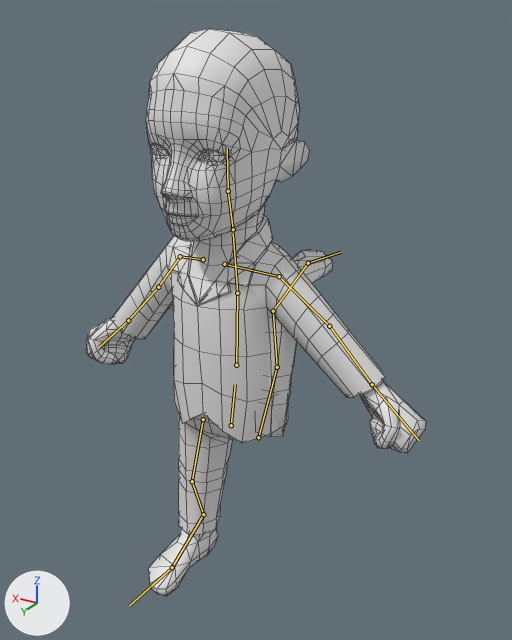
Two versions of the FBX model LucidDreamer/Assets/Resources/Alex/Alex.fbx, one commit apart.
The view is the same before and after, from a 50 mm camera at (-1.039, 1.565, 1.719) aimed at (-0.057, -0.072, 0.901). Lighting does not change. The marker at lower left points along +X, +Y and +Z. Both versions are drawn at frame 1 of the action 'Armature|Run'; the numbers are the values there. The bones that bend it are drawn over the model as lines. Mesh edges are drawn as thin lines.

The first picture shows 'Alex'.
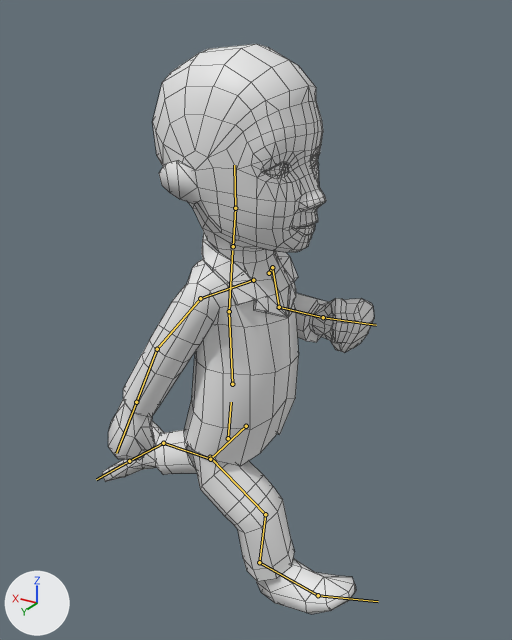
Boxes [x1, y1, x2, y2] around the edits, measured in the pictures (512 x 640 px):
'Alex', posed (20% narrower)
    before: [87, 29, 426, 596]
    after: [102, 44, 374, 614]
bone 'Armature|hips', root to tip
    before: (231, 425) to (235, 384)
    after: (228, 438) to (231, 402)
bone 'Armature|spine.000', root to tip
    before: (236, 365) to (237, 293)
    after: (232, 384) to (229, 311)
bone 'Armature|spine.001', root to tip
    before: (237, 293) to (233, 233)
    after: (229, 311) to (232, 250)
bone 'Armature|neck', root to tip
    before: (233, 229) to (228, 191)
    after: (233, 246) to (235, 208)
bone 'Armature|head', root to tip
    before: (228, 191) to (227, 148)
    after: (235, 208) to (234, 165)
bone 'Armature|shoulder.R', root to tip
    before: (203, 259) to (180, 256)
    after: (253, 280) to (200, 298)
bone 'Armature|arm.R', root to tip
    before: (180, 256) to (158, 287)
    after: (200, 298) to (157, 349)
bone 'Armature|forearm.R', root to tip
    before: (158, 287) to (128, 320)
    after: (157, 349) to (136, 402)
bone 'Armature|shoulder.L', root to tip
    before: (224, 264) to (279, 276)
    after: (269, 273) to (272, 267)
bone 'Armature|arm.L', root to tip
    before: (279, 276) to (329, 326)
    after: (272, 267) to (279, 307)
bone 'Armature|forearm.L', root to tip
    before: (329, 326) to (372, 384)
    after: (279, 307) to (323, 317)
bone 'Armature|upperleg.R', root to tip
    before: (203, 419) to (192, 481)
    after: (210, 457) to (265, 514)
bone 'Armature|lowerleg.R', root to tip
    before: (192, 481) to (203, 514)
    after: (265, 514) to (259, 562)
bone 'Armature|foot.R', root to tip
    before: (203, 514) to (172, 567)
    after: (259, 562) to (318, 595)
bone 'Armature|toes.R', root to tip
    before: (172, 567) to (129, 605)
    after: (318, 595) to (378, 601)
bone 'Armature|upperleg.L', root to tip
    before: (258, 437) to (277, 367)
    after: (246, 426) to (210, 459)
bone 'Armature|lowerleg.L', root to tip
    before: (277, 367) to (273, 311)
    after: (210, 459) to (163, 443)
bone 'Armature|foot.L', root to tip
    before: (273, 311) to (308, 263)
    after: (163, 443) to (129, 461)
bone 'Armature|toes.L', root to tip
    before: (308, 263) to (341, 252)
    after: (129, 461) to (96, 479)

The change in detail:
Bone 'Armature|hips' (bone_armature_hips) moves from (0.0, 0.0, 0.0) to (0.0, -0.04, -0.01).
Bone 'Armature|hips' (bone_armature_hips) turns from (0, 0, 0) to (-95, 79, -90) degrees about its own x, y and z.
Bone 'Armature|spine.000' (bone_armature_spine_000) turns from (0, 0, 0) to (17, -1, 1) degrees about its own x, y and z.
Bone 'Armature|spine.001' (bone_armature_spine_001) turns from (0, 0, 0) to (0, -5, -2) degrees about its own x, y and z.
Bone 'Armature|neck' (bone_armature_neck) turns from (0, 0, 0) to (1, -3, -5) degrees about its own x, y and z.
Bone 'Armature|head' (bone_armature_head) turns from (0, 0, 0) to (0, 6, 5) degrees about its own x, y and z.
Bone 'Armature|shoulder.R' (bone_armature_shoulder_r) turns from (0, 0, 0) to (-4, 1, -8) degrees about its own x, y and z.
Bone 'Armature|arm.R' (bone_armature_arm_r) turns from (0, 0, 0) to (-19, -50, 1) degrees about its own x, y and z.
Bone 'Armature|forearm.R' (bone_armature_forearm_r) turns from (0, 0, 0) to (-7, 0, 1) degrees about its own x, y and z.
Bone 'Armature|shoulder.L' (bone_armature_shoulder_l) turns from (0, 0, 0) to (-2, -1, 4) degrees about its own x, y and z.
Bone 'Armature|arm.L' (bone_armature_arm_l) turns from (0, 0, 0) to (-45, 73, -49) degrees about its own x, y and z.
Bone 'Armature|forearm.L' (bone_armature_forearm_l) turns from (0, 0, 0) to (73, 31, -62) degrees about its own x, y and z.
Bone 'Armature|upperleg.R' (bone_armature_upperleg_r) moves from (0.0, 0.002, -0.002) to (0.0, 0.0, 0.0).
Bone 'Armature|upperleg.R' (bone_armature_upperleg_r) turns from (0, 0, 0) to (67, 2, 20) degrees about its own x, y and z.
Bone 'Armature|lowerleg.R' (bone_armature_lowerleg_r) turns from (0, 0, 0) to (-38, -3, -3) degrees about its own x, y and z.
Bone 'Armature|foot.R' (bone_armature_foot_r) turns from (0, 0, 0) to (10, 0, 3) degrees about its own x, y and z.
Bone 'Armature|toes.R' (bone_armature_toes_r) turns from (0, -1, -3) to (0, 0, 0) degrees about its own x, y and z.
Bone 'Armature|upperleg.L' (bone_armature_upperleg_l) turns from (-176, 14, -15) to (-31, 6, -6) degrees about its own x, y and z.
Bone 'Armature|lowerleg.L' (bone_armature_lowerleg_l) turns from (0, 0, 0) to (-19, 1, 1) degrees about its own x, y and z.
Bone 'Armature|foot.L' (bone_armature_foot_l) turns from (0, 0, 0) to (-44, 3, 0) degrees about its own x, y and z.
Bone 'Armature|toes.L' (bone_armature_toes_l) turns from (0, 1, 3) to (-31, 0, 0) degrees about its own x, y and z.
